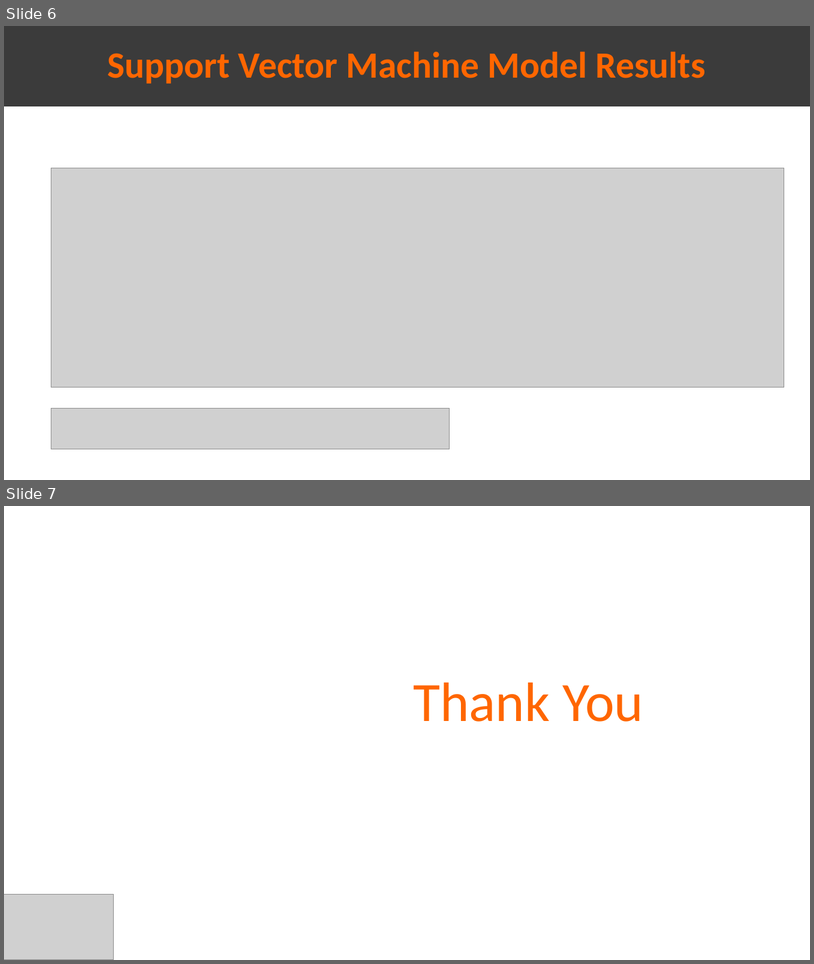
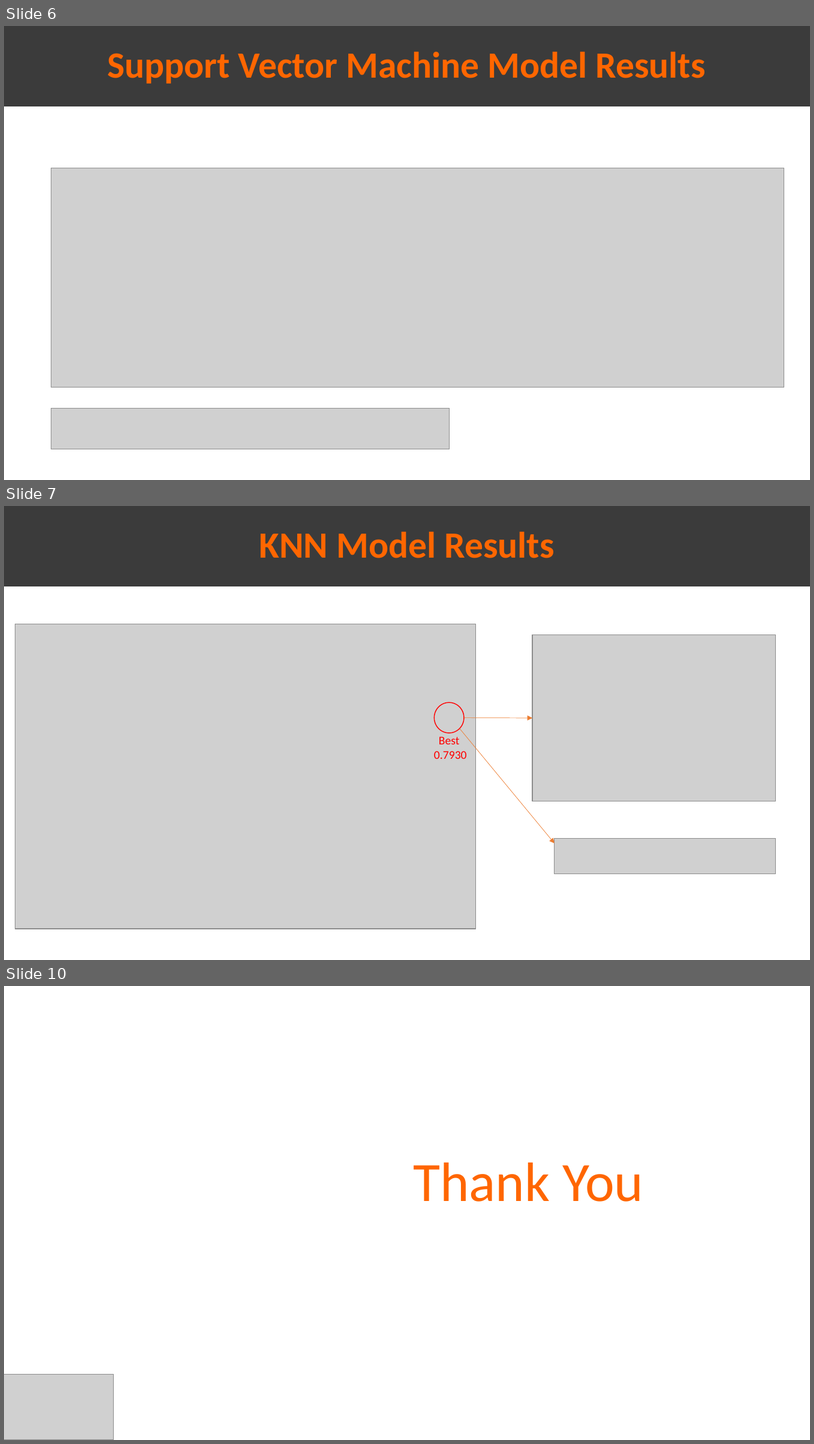
Before and after one commit to Omar-Safwat/HealthCare_project, a slide deck: Week_12/ML_model.pptx. Shown one above the other, each under a label of ours: slides 6 and 7 before the commit, slides 6, 7 and 10 after it; the slides between them are not shown. The pictures are 814x964 and 814x1444 pixels, drawn with LibreOffice and Linux fonts; fonts in the diff are those of the drawing; grey boxes stand for pictures. Boxes give left, top, right and bottom in pixels: in the first picture for what was removed or moved away, otherwise in the second. Text is boxed around its words. In the diff, an @@ line names an element or a change of style, - is before the commit and + after.

```diff
--- a/Week_12/ML_model.pptx
+++ b/Week_12/ML_model.pptx
@@ slide 7 added at box(4, 506, 810, 960), background #FFFFFF @@
@@ rectangle added at box(4, 506, 810, 586), fill #3B3B3B, 44 pt, text #FF6600, bold @@
+KNN Model Results
@@ picture added at box(15, 624, 476, 928) @@
@@ picture added at box(533, 635, 776, 801) @@
@@ ellipse added at box(435, 703, 464, 733), outline #FF0000 1 pt @@
@@ arrow added from (464, 718) to (533, 718), #ED7D31 0.5 pt @@
@@ text added at box(434, 736, 467, 759), 14 pt, text #FF0000 @@
+Best
+0.7930
@@ arrow added from (460, 729) to (555, 843), #ED7D31 0.5 pt @@
@@ picture added at box(555, 838, 777, 873) @@
@@ what was slide 7 is now slide 10 @@
```
Also in this commit, not shown: 1 slide changed, 2 other slides added.
